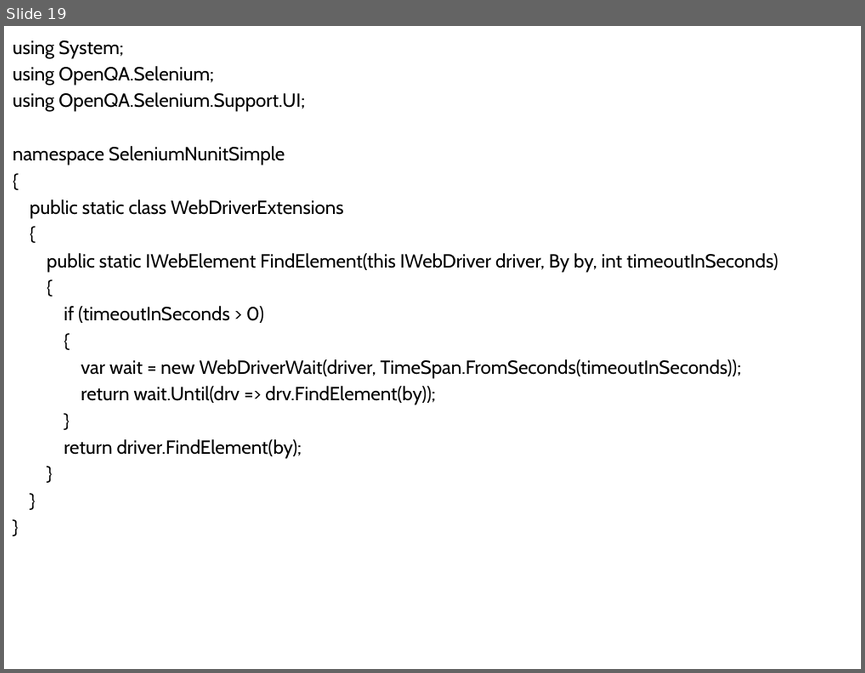
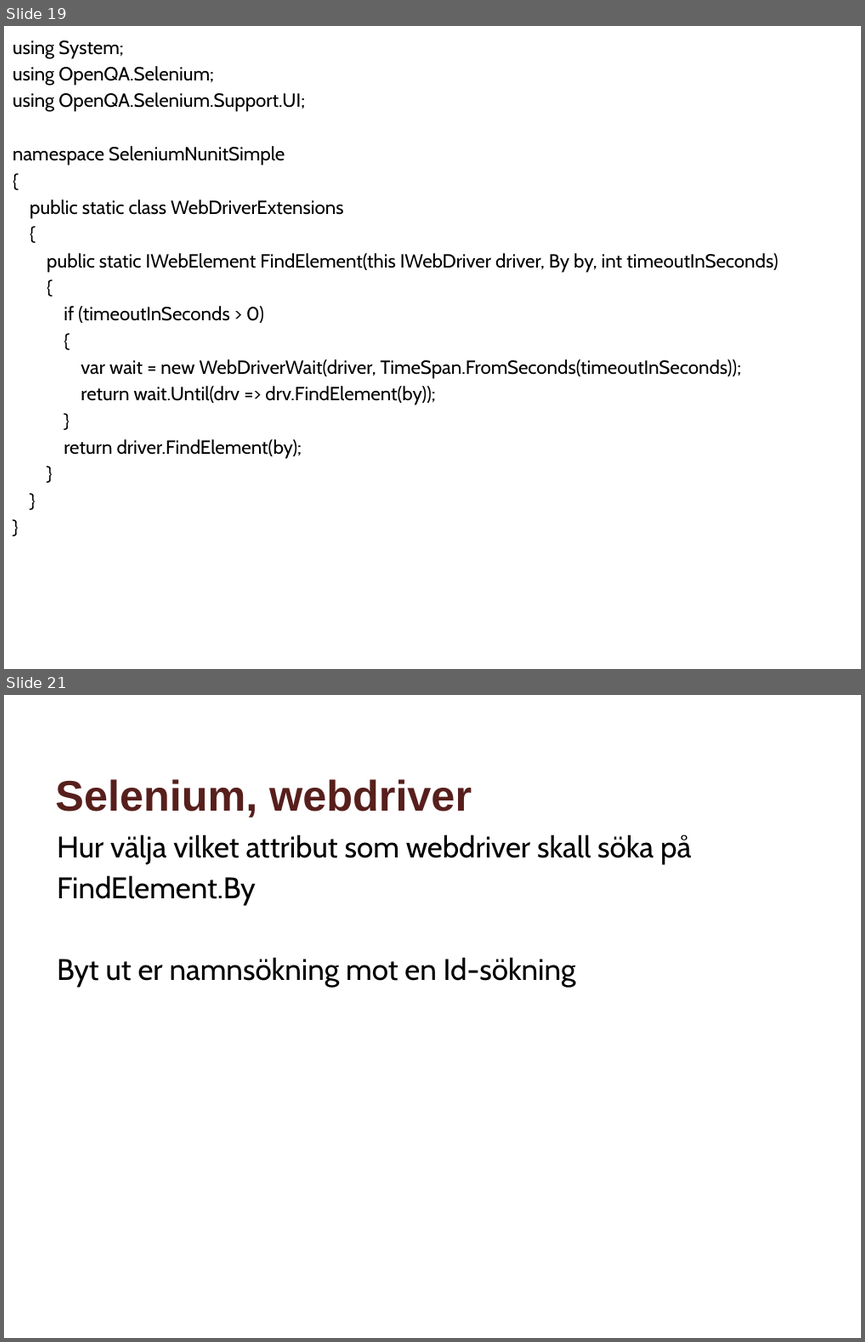
Before and after one commit to andekd/Webdriver-in-VS2015, a slide deck: Selenium_VS2015_Bas.pptx. Shown one above the other, each under a label of ours: slide 19 before the commit, slides 19 and 21 after it; the slides between them are not shown. The pictures are 865x673 and 865x1342 pixels, drawn with LibreOffice and Linux fonts; fonts in the diff are those of the drawing; background and template pictures are left out. Boxes give left, top, right and bottom in pixels: in the first picture for what was removed or moved away, otherwise in the second. Text is boxed around its words. In the diff, an @@ line names an element or a change of style, - is before the commit and + after.

```diff
--- a/Selenium_VS2015_Bas.pptx
+++ b/Selenium_VS2015_Bas.pptx
@@ slide 21 added at (x1=4, y1=695, x2=861, y2=1338), background #FFFFFF @@
@@ title added at (x1=55, y1=779, x2=472, y2=817), 36 pt, text #571F1C, bold @@
+Selenium, webdriver
@@ text added at (x1=57, y1=834, x2=691, y2=987), 25 pt, text #000000 @@
+Hur välja vilket attribut som webdriver skall söka på
+FindElement.By
+Byt ut er namnsökning mot en Id-sökning
```
Also in this commit, not shown: 1 slide changed, 4 other slides added, 6 other files.
